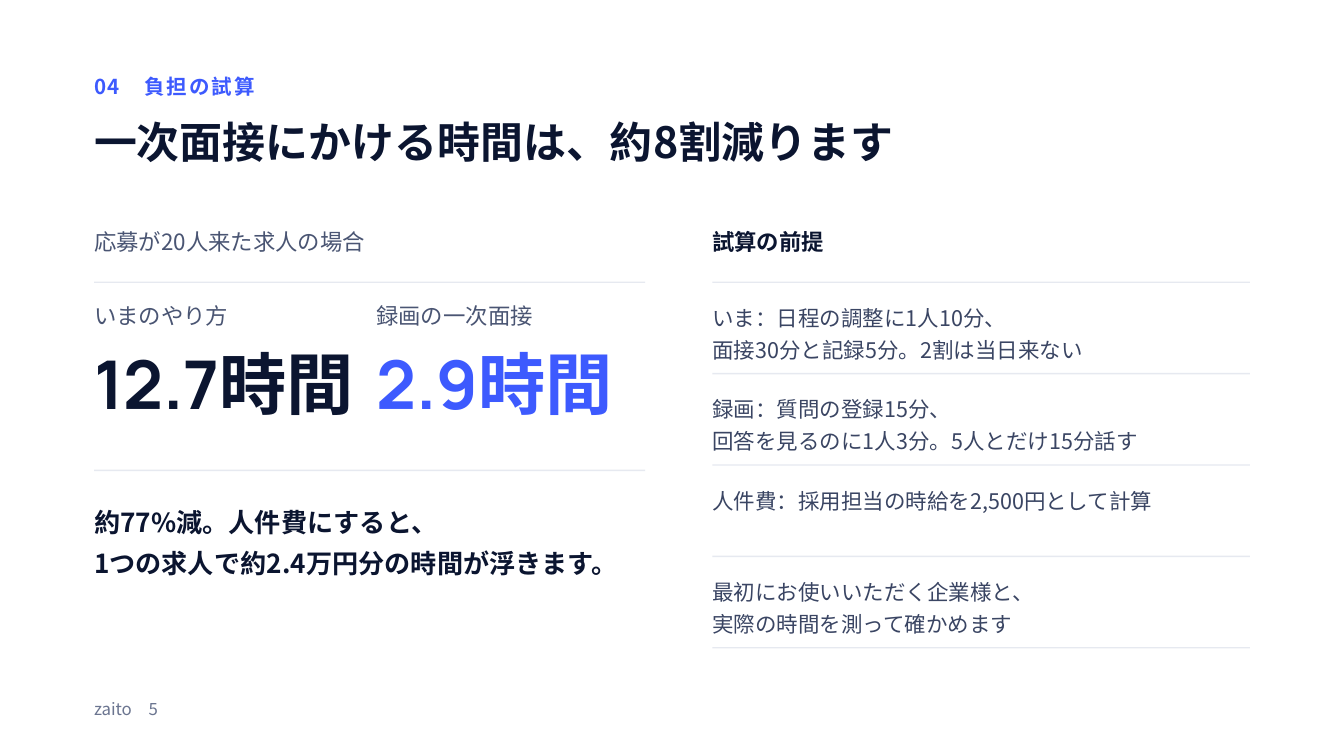
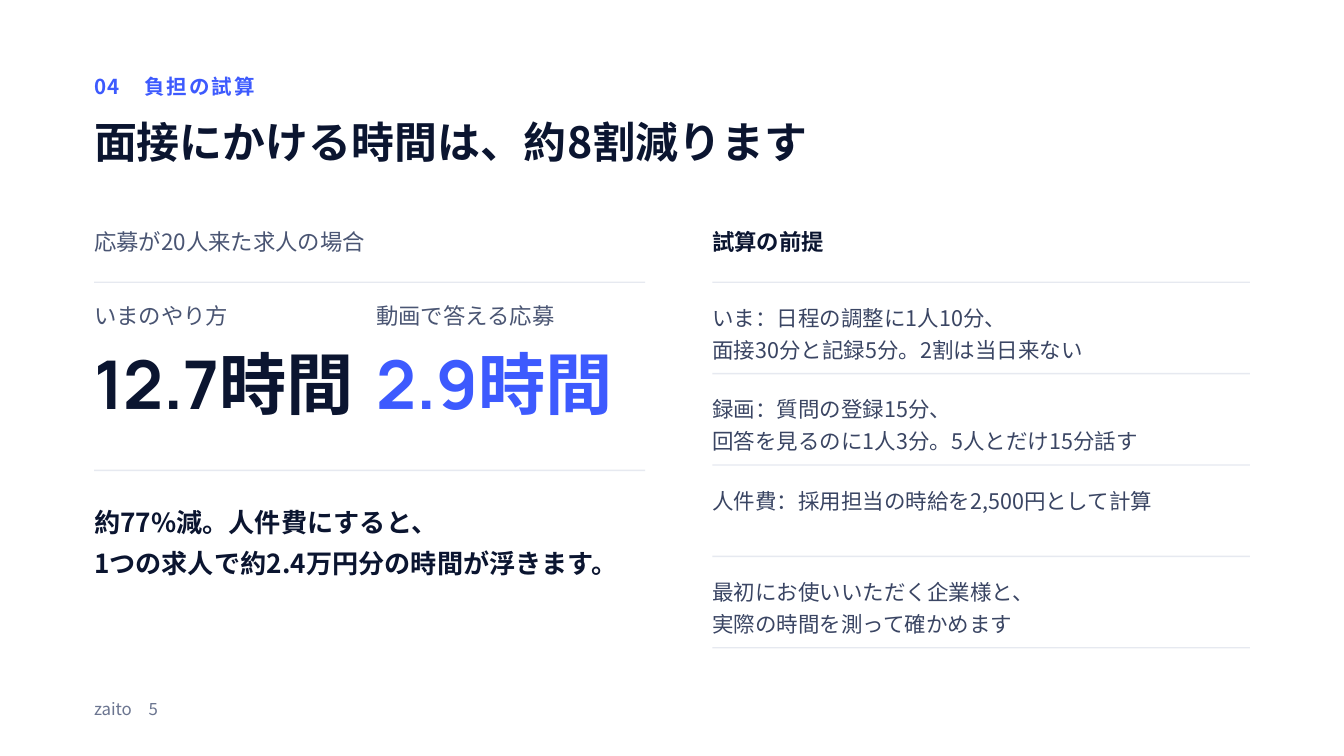
Before and after one commit to okonomidonn/test, a slide deck: slide 5 of sales/zaito_録画面接_営業資料.pptx. Drawn at 1344x756 pixels with LibreOffice and Linux fonts; fonts in the diff are those of the drawing. Boxes give left, top, right and bottom in pixels: in the first picture for what was removed or moved away, otherwise in the second. Text is boxed around its words. In the diff, an @@ line names an element or a change of style, - is before the commit and + after.

```diff
--- a/sales/zaito_録画面接_営業資料.pptx
+++ b/sales/zaito_録画面接_営業資料.pptx
@@ text at (94,121,807,162): text changed @@
-一次面接にかける時間は、約8割減ります
+面接にかける時間は、約8割減ります
@@ text at (376,305,554,326): text changed @@
-録画の一次面接
+動画で答える応募
```
Also in this commit, not shown: 5 other slides changed, 2 other files.
